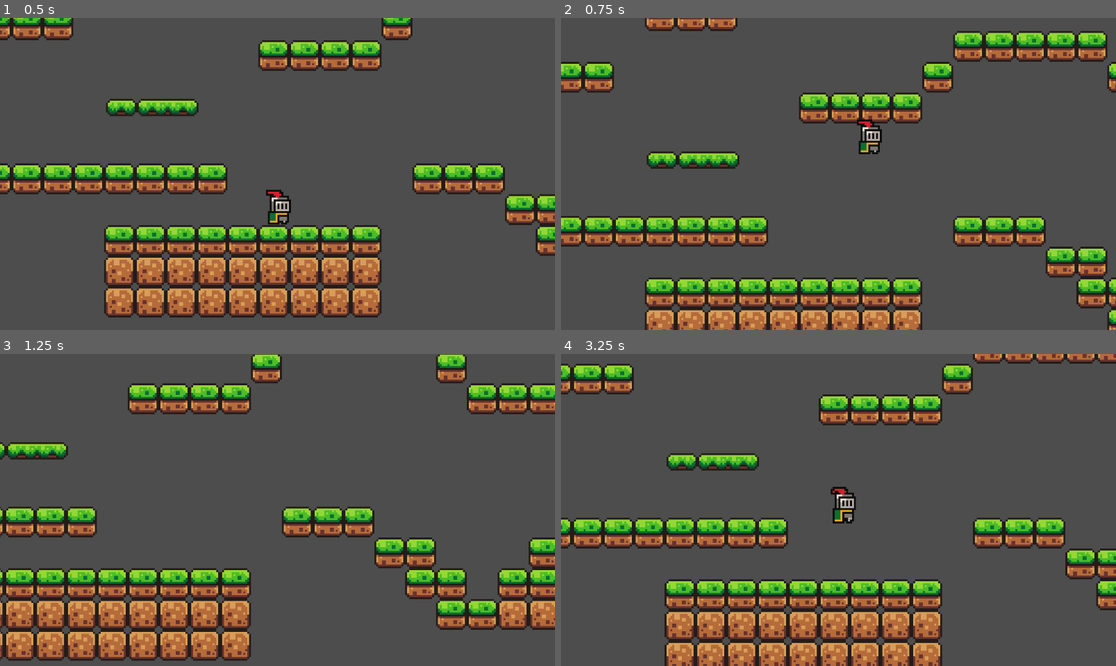
Above: before the commit, frames 1-4 (two rows, left to right).
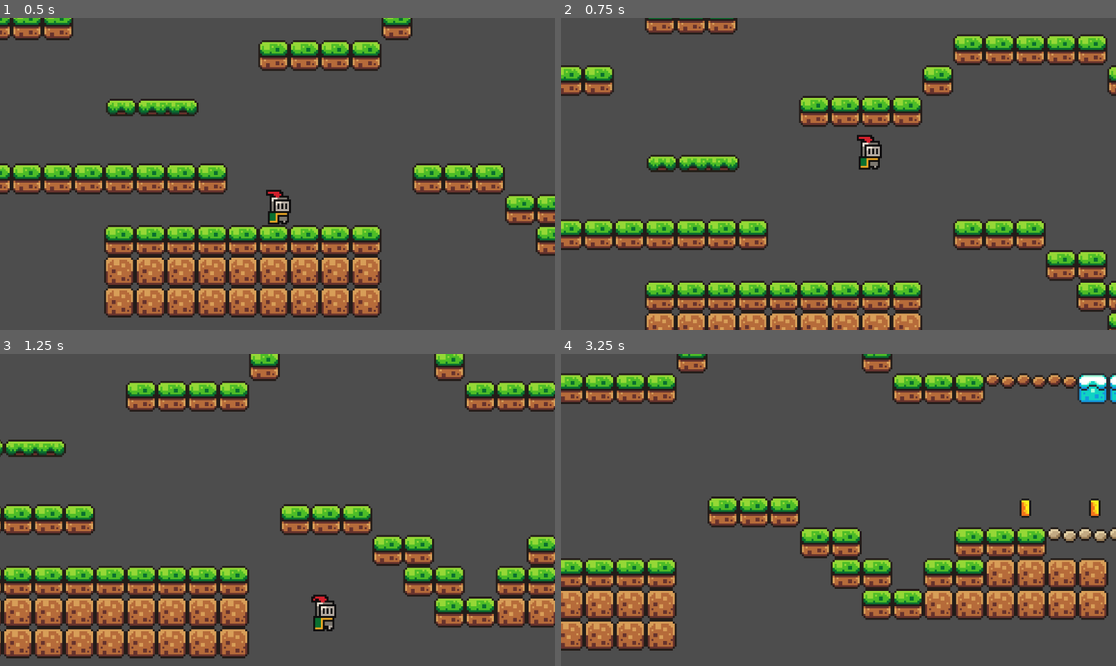
Above: after the commit, the same moments.

Repository: imyungsung31/GodotTest
Game: Godot game, scene res://Scenes/game.tscn
The game is run twice, just before and just after one commit, with the same random seed, the same clock (stepped at 60 frames per second) and the same inputs.
Inputs:
- Up to frame 1 (0.5 s): no input
- Up to frame 2 (0.75 s): tap Enter (ui_accept) at 0.5 s; hold Right (ui_right) from 0.53 s (still down)
- Up to frame 3 (1.25 s): keep holding Right (ui_right); tap Enter (ui_accept) at 0.77 s
- Up to frame 4 (3.25 s): tap Enter (ui_accept) at 1.52, 3.02 s; release Right (ui_right) at 2.03 s; hold Left (ui_left) 2.03-2.78 s; hold Right (ui_right) from 2.78 s (still down)

Frame 1 is identical in both runs. In frame 2, 18% of the frame differs, in the area x 0-100%, y 0-100%; in frame 3, 20%; in frame 4, 44%.

Commit message:
600 -> 1000

Diff:
--- a/Scripts/player.gd
+++ b/Scripts/player.gd
@@ -2,7 +2,7 @@
 
 
 const SPEED = 130.0
-const JUMP_VELOCITY = -600.0
+const JUMP_VELOCITY = -1000.0
 
 
 func _physics_process(delta: float) -> void:
